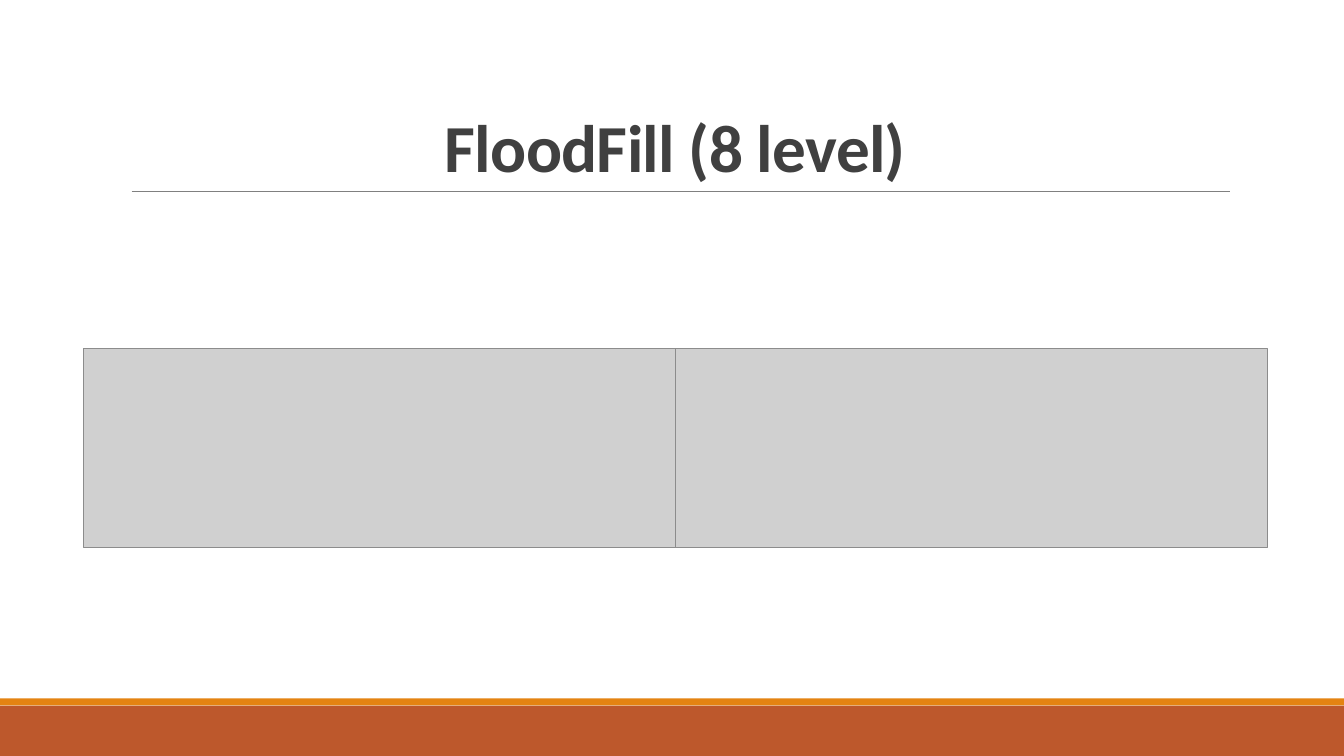
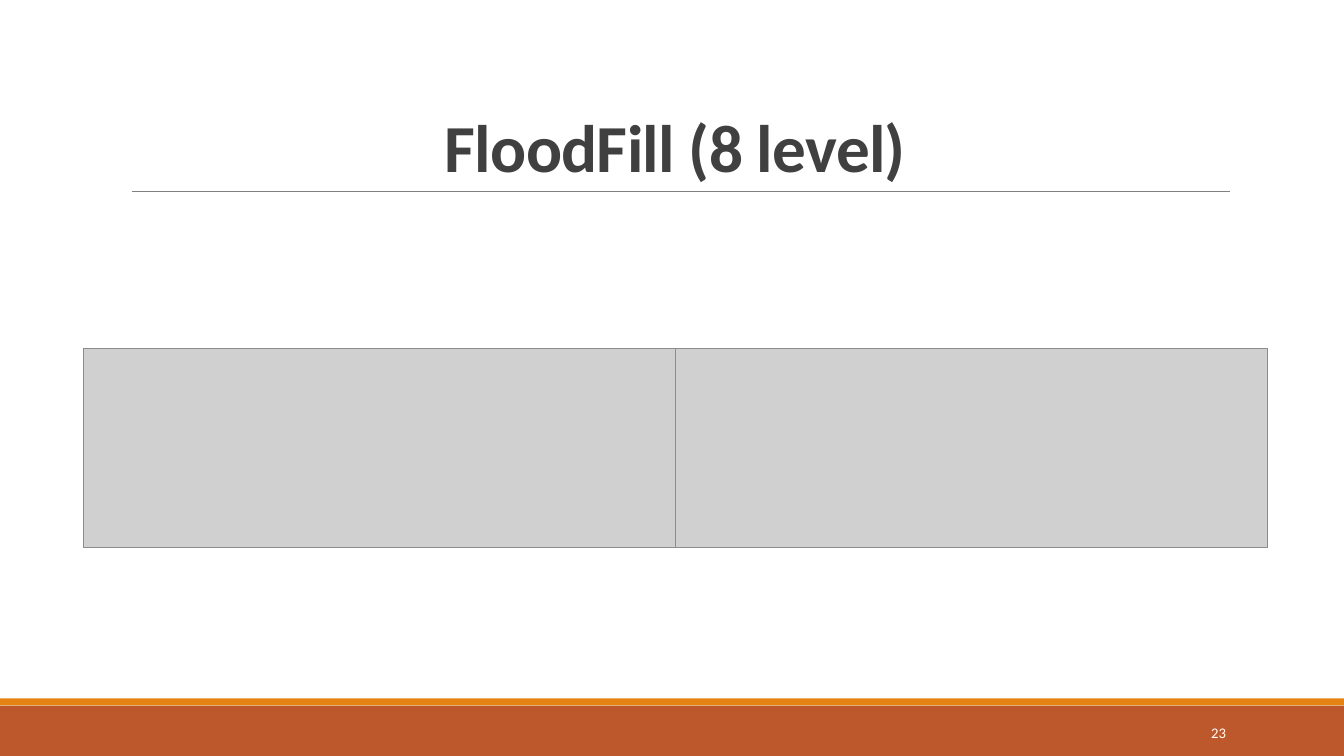
Before and after one commit to errashe/Documents, a slide deck: slide 23 of линпрог/Новые информационные технологии в принятии решений.pptx (slide 20 before the commit). Drawn at 1344x756 pixels with LibreOffice and Linux fonts; fonts in the diff are those of the drawing; grey boxes stand for pictures. Boxes give left, top, right and bottom in pixels: in the first picture for what was removed or moved away, otherwise in the second. Text is boxed around its words. In the diff, an @@ line names an element or a change of style, - is before the commit and + after.

```diff
--- a/линпрог/Новые информационные технологии в принятии решений.pptx
+++ b/линпрог/Новые информационные технологии в принятии решений.pptx
@@ page number added at (1211,728,1226,738), 10.5 pt, text #FFFFFF @@
+23
```
Also in this commit, not shown: 23 other slides changed, 4 slides added, 1 slide removed.
